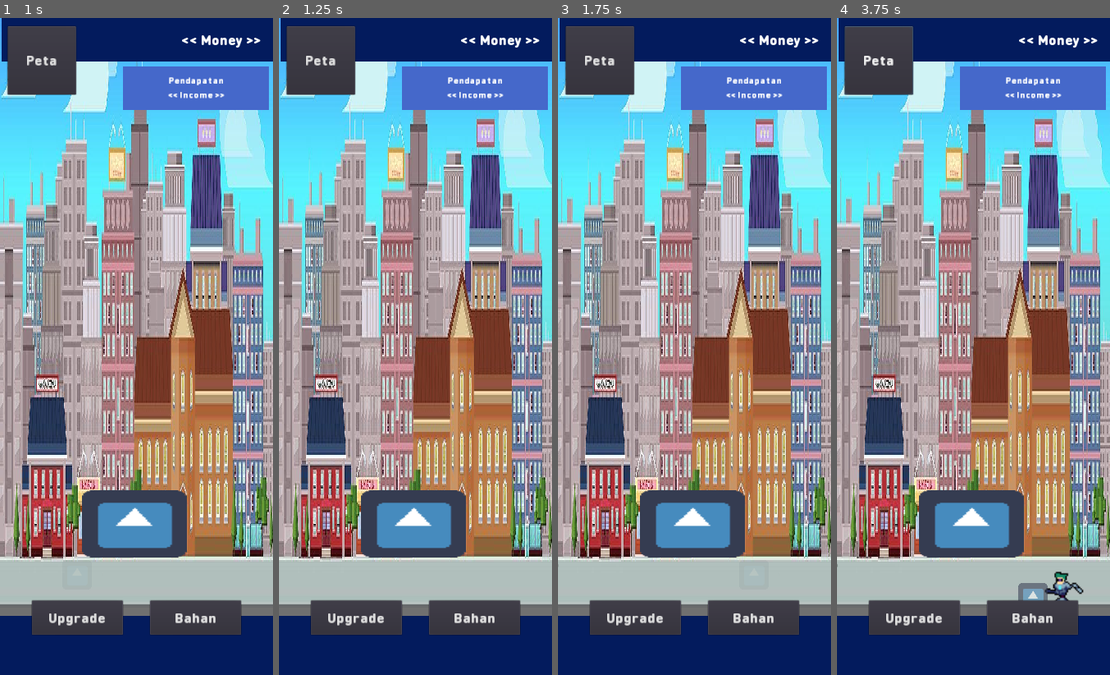
Above: before the commit, frames 1-4 (left to right).
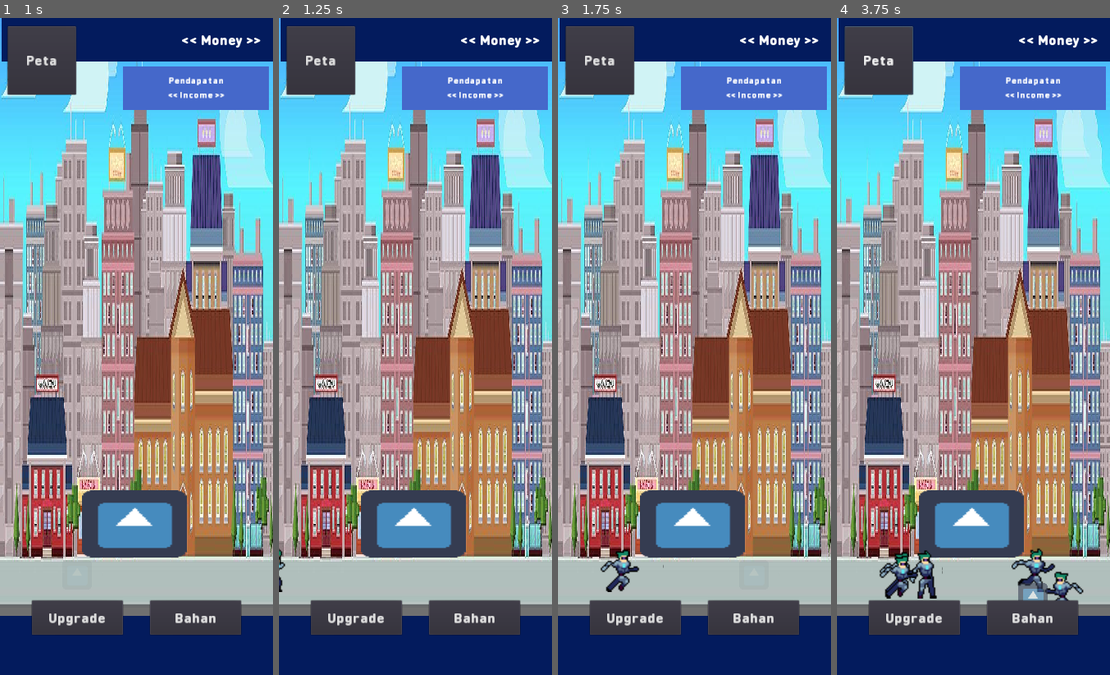
Above: after the commit, the same moments.

Repository: Zakcrust/idlegame-project
Game: Godot game, scene res://Src/View/TestView.tscn
Same seed, same stepped clock (60 frames per second), same inputs: the game is played once before the commit and once after it. The engine's default icon, where the game draws it, is replaced by a stand-in: a white triangle on a blue panel in a dark square.
Inputs:
- Up to frame 1 (1 s): click "Upgrade" at 0.5 s
- Up to frame 2 (1.25 s): no input
- Up to frame 3 (1.75 s): click "Bahan" at 1.25 s
- Up to frame 4 (3.75 s): click "Peta" at 2 s; click "Upgrade" at 2.75 s; click "Bahan" at 3.5 s

Frame 1 is identical in both runs. In frame 2, less than 0.1% of the frame differs, in the area x 0-3%, y 80-88%; in frame 3, 0.4%; in frame 4, 1.4%, in the area x 0-80%, y 80-89%.
Error before the commit: Parse Error: The identifier "GameReducer" isn't declared in the current scope. (res://Src/NPCs/Types/Customer.gd:22)

Commit message:
fix upgrade drawer mask

Diff:
--- a/Src/Components/Shop.gd
+++ b/Src/Components/Shop.gd
@@ -1,4 +1,4 @@
 extends Sprite
 
 func _ready():
-	pass
+	DataManager.set_shop_instance(self)
--- a/Src/Globals/DataManager.gd
+++ b/Src/Globals/DataManager.gd
@@ -3,6 +3,7 @@
 signal money_changed(value)
 signal item_bought(status, item)
 signal item_upgraded(status, item)
+signal shop_changed(value)
 
 var data = {
 	"currecy" : {
@@ -14,7 +15,7 @@
 		"is_loading" : false
 	},
 	"shop" : {
-		"shop_name" : "",
+		"instance" : null,
 		"items" : [
 			{
 				"shop_name" : "",
@@ -47,10 +48,11 @@
 	return data["currency"]["money"]
 
 func set_shop_instance(instance) -> void:
-	pass
+	data['shop']['instance'] = instance
+	emit_signal("shop_changed", instance)
 
-func get_shop_instance() -> void:
-	pass
+func get_shop_instance():
+	return data['shop']['instance']
 
 func buy_item(item_name) -> void:
 	var selected_item = null
--- a/Src/NPCs/Types/Customer.gd
+++ b/Src/NPCs/Types/Customer.gd
@@ -19,7 +19,7 @@
 	rand_y = random.randi_range(0, 25)
 	character = get_parent().get_parent()
 	character.global_position.y += rand_y
-	active_shops = GameReducer.get_active_shop()
+	active_shops = DataManager.get_shop_instance()
 	state = get_child(0)
 	_enter_state()
 
--- a/Src/View/ScrollScript.gd
+++ b/Src/View/ScrollScript.gd
@@ -19,7 +19,6 @@
 var swipe_mouse_times := []
 var swipe_mouse_positions := []
 var tween : Tween
-
 
 func _input(ev) -> void:
 	if !is_visible_in_tree():
--- a/Src/View/UpgradeDrawer.gd
+++ b/Src/View/UpgradeDrawer.gd
@@ -28,5 +28,5 @@
 
 
 func _on_Mask_gui_input(event):
-	if event is InputEventMouseButton:
+	if event is InputEventMouseButton and $Mask.modulate.a8 == 70:
 		hide_drawer()
--- a/Src/View/UpgradeDrawer.tscn
+++ b/Src/View/UpgradeDrawer.tscn
@@ -136,6 +136,7 @@
 margin_top = 1310.0
 margin_right = 600.0
 margin_bottom = 1444.0
+mouse_filter = 1
 color = Color( 0.0156863, 0.109804, 0.368627, 1 )
 __meta__ = {
 "_edit_use_anchors_": false,
@@ -180,6 +181,7 @@
 margin_top = 1300.0
 margin_right = 600.0
 margin_bottom = 2399.0
+mouse_filter = 1
 color = Color( 0.0156863, 0.109804, 0.368627, 1 )
 __meta__ = {
 "_edit_group_": true,
@@ -207,7 +209,8 @@
 margin_left = 20.0
 margin_right = 600.0
 margin_bottom = 64.0
-custom_fonts/font = SubResource( 5 )
+mouse_filter = 1
+custom_fonts/font = SubResource( 1 )
 text = "<< TEXT >>"
 valign = 1
 __meta__ = {
Not shown: 2 places in Src/View/UpgradeDrawer.tscn that only renumber resources
